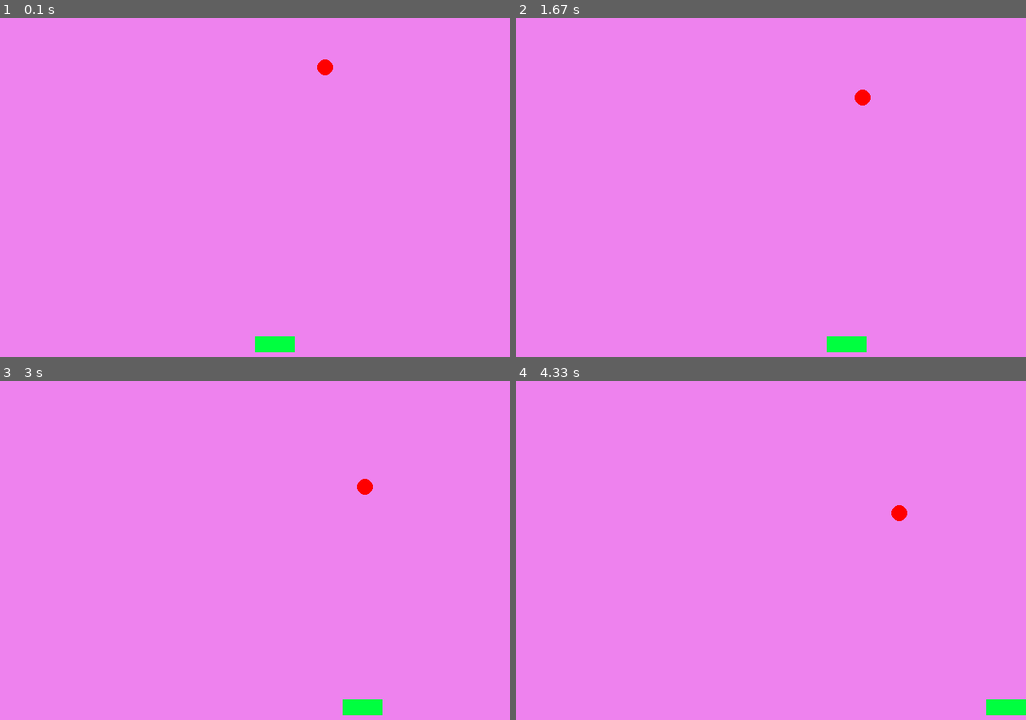
Above: before the commit, frames 1-4 (two rows, left to right).
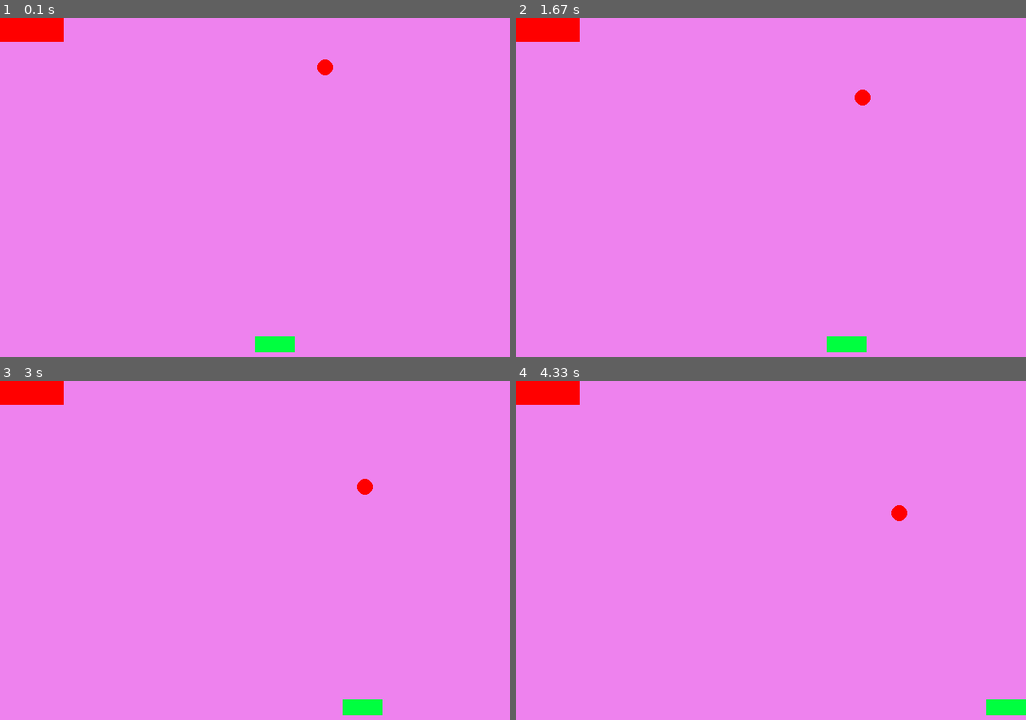
Above: after the commit, the same moments.

Repository: lisahachmann/BrickPythonGame
Game: pygame game, started from BrickSpritesMarch4.py
Same seed, same stepped clock (60 frames per second), same inputs: the game is played once before the commit and once after it.
Inputs:
- Up to frame 1 (0.1 s): no input
- Up to frame 2 (1.67 s): hold Right 0.33-0.8 s; hold Right 0.83-1.3 s; hold Left from 1.33 s (still down)
- Up to frame 3 (3 s): release Left at 1.87 s; hold Left 1.9-2.3 s; hold Right 2.33-2.97 s
- Up to frame 4 (4.33 s): hold Left 3-3.47 s; hold Right 3.5-3.97 s; hold Right from 4 s (still down)

The runs differ from the first frame. In frame 1, 0.9% of the frame differs, in the area x 0-13%, y 0-8%; in frame 2, 0.9%; in frame 3, 0.9%; in frame 4, 0.9%.

Commit message:
Added a brick

Diff:
--- a/BrickSpritesMarch4.py
+++ b/BrickSpritesMarch4.py
@@ -8,6 +8,19 @@
 white = (0,0,0)
 
 # collision between ball and wall different between ball and bottom wall, ball and brick
+class Nonmoving_brick(pygame.sprite.Sprite):
+	def __init__(self, color):
+		super(Nonmoving_brick, self).__init__()
+		self.width = 80
+		self.height = 30
+		width = self.width
+		height = self.height
+		self.image = pygame.Surface([width, height])
+		self.image.fill(red)
+		self.rect = self.image.get_rect()
+	#def draw_bricks(self):
+		rect = pygame.Rect((80,0),(80,30))
+		pygame.draw.rect(self.image, red, rect, 2)
 
 class Ball(pygame.sprite.Sprite):
 	def __init__(self,color):
@@ -18,23 +31,17 @@
 		width = self.width
 		height = self.height
 
+		self.image = pygame.Surface([width, height])
 
-
-		self.image = pygame.Surface([width, height])
-		# circle = pygame.Surface([width,height])
-		# circle = circle.convert()
 		self.image.fill(purple)
 		self.image.set_colorkey(purple)
 		self.rect = self.image.get_rect()
 		pygame.draw.ellipse(self.image, color, [0,0,width, height])
-		# circle.set_colorkey(circle.get_at((0,0)),pygame.RLEACCEL)
-
 
 		self.rect = self.image.get_rect()
 
 		self.screenheight = pygame.display.get_surface().get_height()
 		self.screenwidth = pygame.display.get_surface().get_width()
-
 		# self.x = 320
 		# self.y = 400
 
@@ -118,8 +125,9 @@
 moving_things.add(ball)
 moving_things.add(player)
 
-# to_be_broken = pygame.sprite.Group()
-# to_be_broken.add(Nonmoving_brick)
+nonmoving_bricks = Nonmoving_brick(red)
+to_be_broken = pygame.sprite.Group()
+to_be_broken.add(nonmoving_bricks)
 
 
 
@@ -162,6 +170,7 @@
 
 	screen.fill(purple)
 	moving_things.draw(screen)
+	to_be_broken.draw(screen)
 	pygame.display.flip()
 
 
